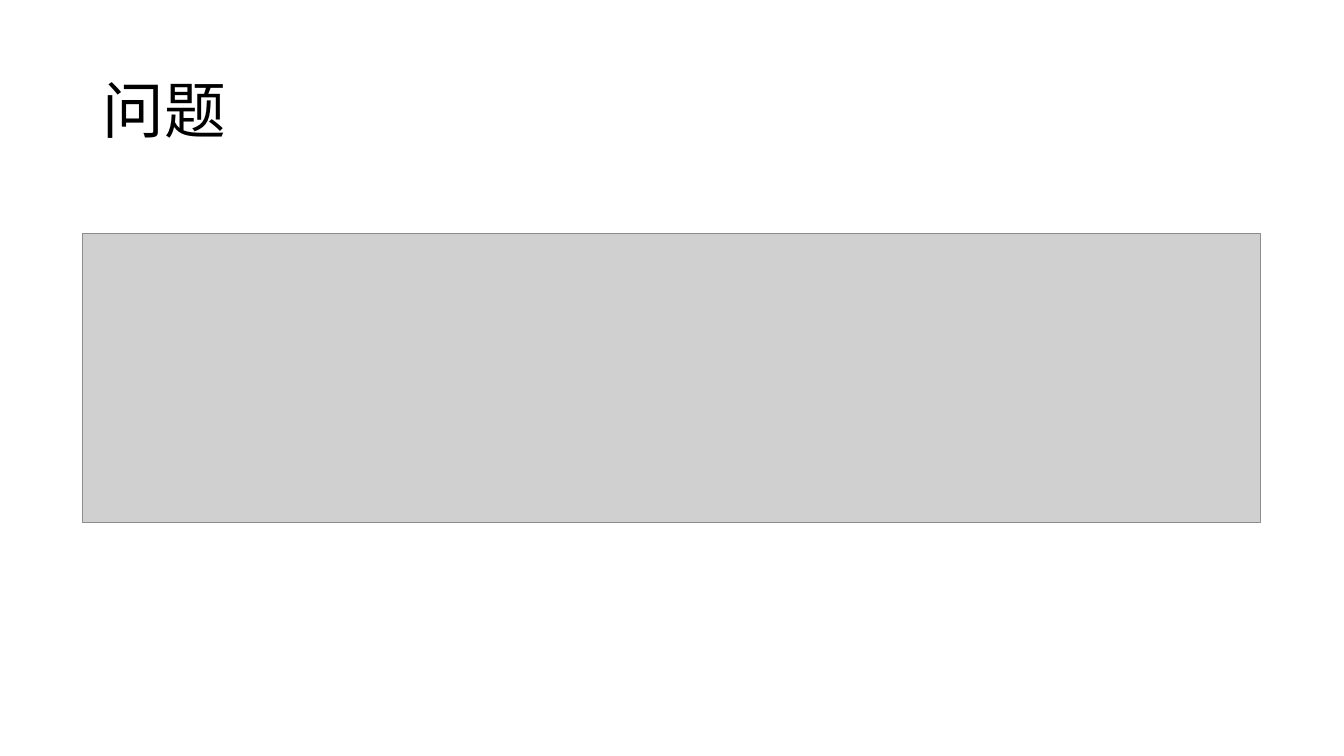
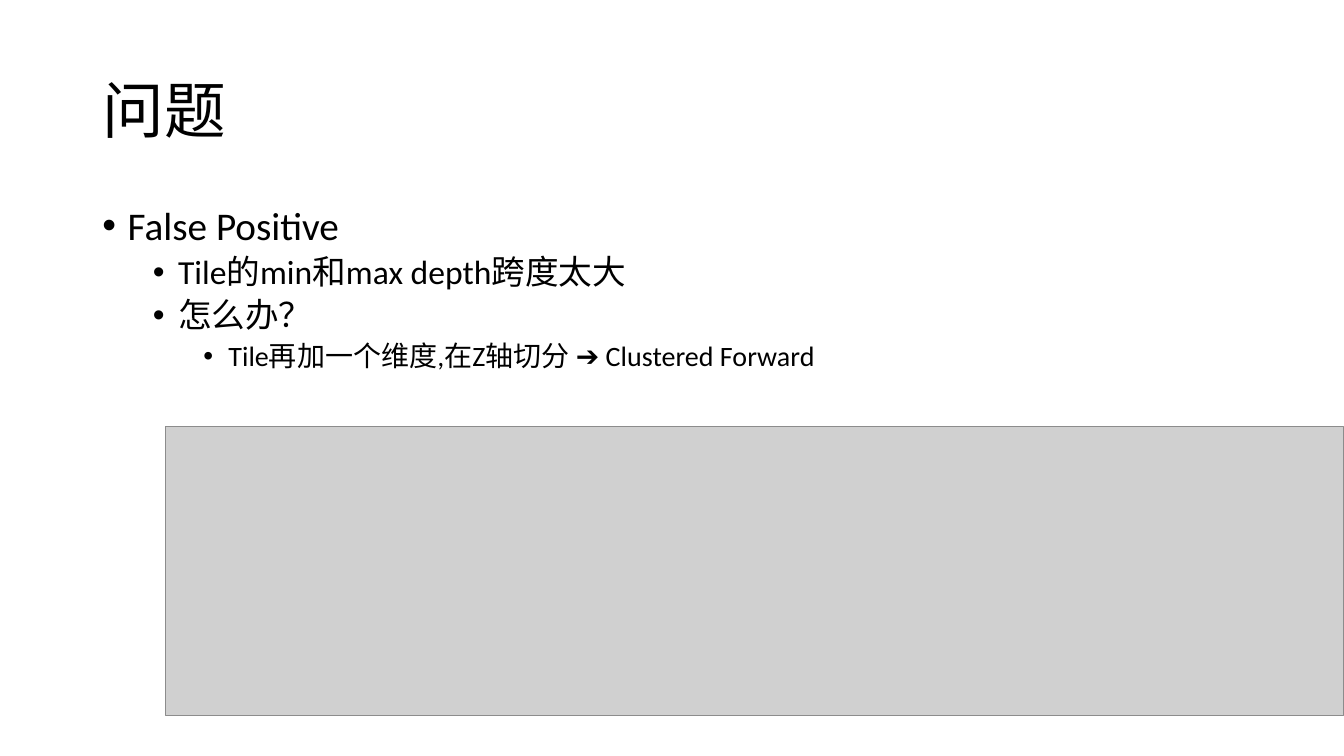
Before and after one commit to liangjuntu/Papers, a slide deck: slide 23 of ForwardPlus/Forward+梁骏图.pptx (slide 17 before the commit). Drawn at 1344x756 pixels with LibreOffice and Linux fonts; fonts in the diff are those of the drawing; grey boxes stand for pictures. Boxes give left, top, right and bottom in pixels: in the first picture for what was removed or moved away, otherwise in the second. Text is boxed around its words. In the diff, an @@ line names an element or a change of style, - is before the commit and + after.

```diff
--- a/ForwardPlus/Forward+梁骏图.pptx
+++ b/ForwardPlus/Forward+梁骏图.pptx
@@ text added at [128,212,815,370], 20 pt, text #000000 @@
+• False Positive
+  • Tile的min和max depth跨度太大
+  • 怎么办？
+    • Tile再加一个维度,在Z轴切分 ➔ Clustered Forward
@@ picture: place and size @@
-picture at [83,234,1261,522]
+picture at [166,427,1344,716]
```
Also in this commit, not shown: 8 other slides changed, 8 slides added, 1 other file.
